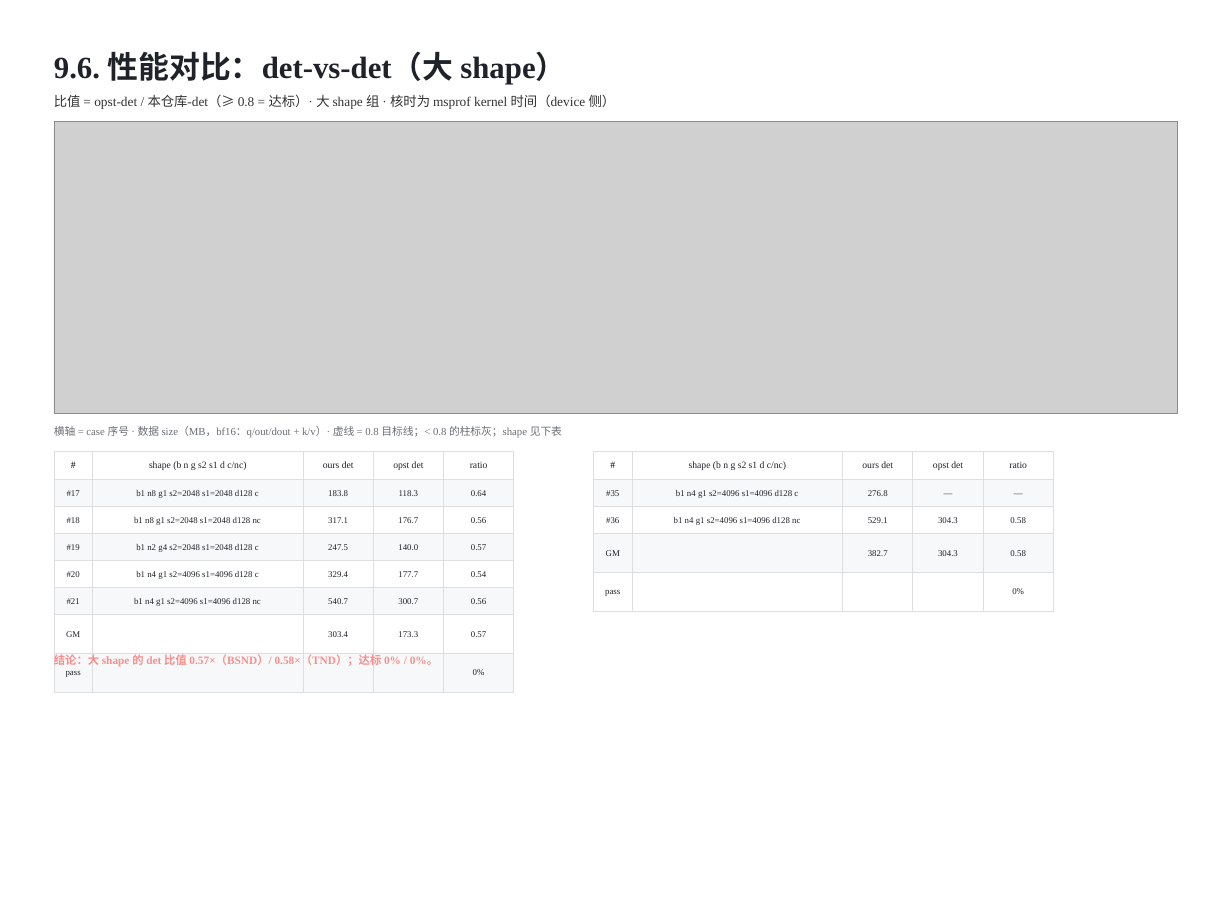
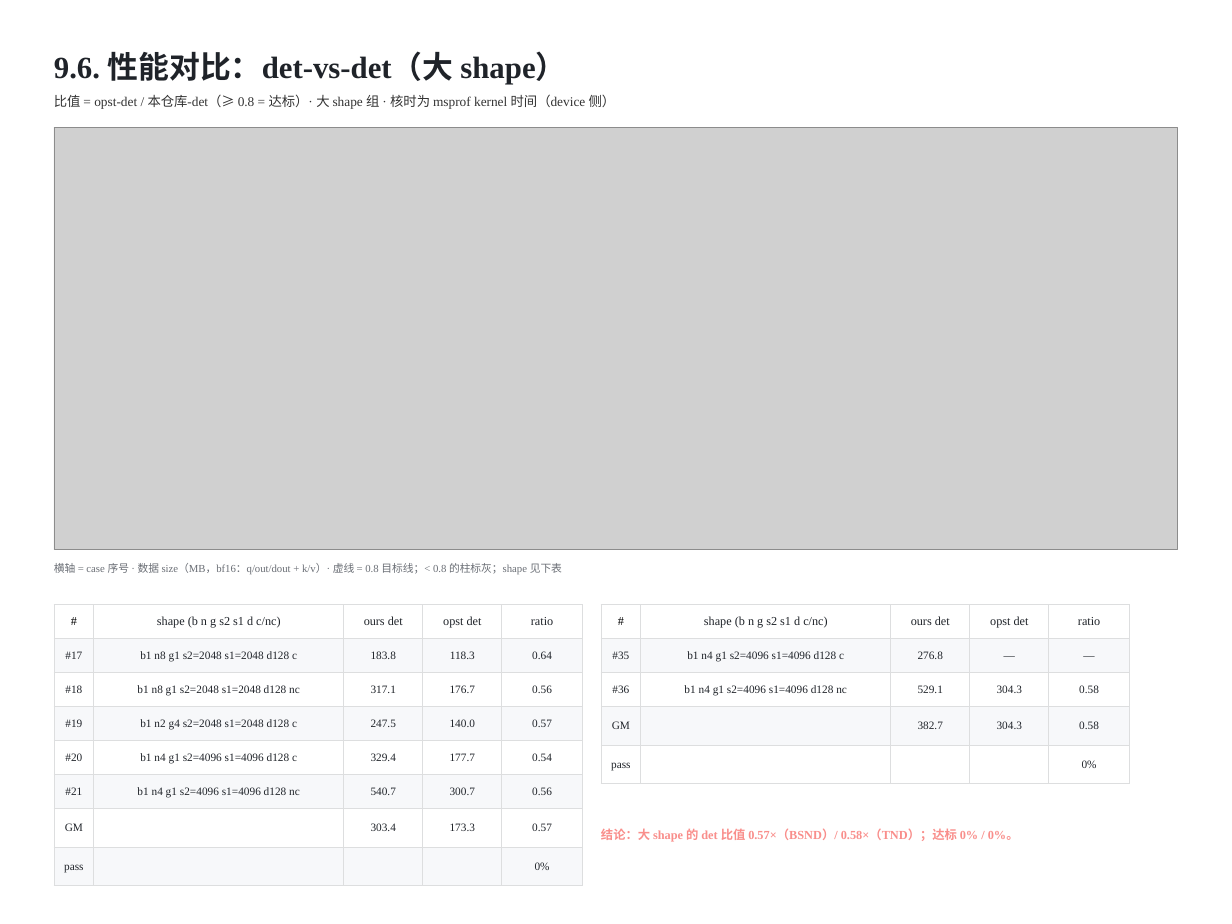
Before and after one commit to guomc9/SeeTen, a slide deck: slide 24 of cases/flash-attention-det-accum/out/v3-index-schedules.pptx. Drawn at 1232x924 pixels with LibreOffice and Linux fonts; fonts in the diff are those of the drawing; grey boxes stand for pictures. Boxes give left, top, right and bottom in pixels: in the first picture for what was removed or moved away, otherwise in the second. Text is boxed around its words. In the diff, an @@ line names an element or a change of style, - is before the commit and + after.

Commit message:
case(flash-attention-det-accum): fill the perf pages, raise figure dpi, split the detail page
- Per-size pages: adaptive layout (figure 4.2-6.0 in tall, table rows up to
  0.46 in) so the figure and the two per-layout tables fill the page; the gap
  between the figure and the tables is now explicit (0.34 in) and the
  conclusion sits under the shorter column instead of leaving a blank band.
- perf_figure is rendered at dpi=320 (was 200).
- 9.10 全矩阵明细 is split into two pages (9.10 BSND, 9.11 TND) with row
  height up to 0.72 in and larger type.
- Deck is 29 pages; 0 layout/cell/gap issues, check_case ALL PASS,
  verify_demo clean.

```diff
--- a/cases/flash-attention-det-accum/out/v3-index-schedules.pptx
+++ b/cases/flash-attention-det-accum/out/v3-index-schedules.pptx
@@ picture: place and size @@
-picture at [54,121,1177,413]
+picture at [54,127,1177,550]
@@ text "横轴 = case 序号 · ...": place and size @@
-text "横轴 = case 序号 · ..." at [54,426,562,438]
+text "横轴 = case 序号 · ..." at [54,563,562,575]
@@ table at [54,605,582,877] @@
@@ size 9.4 to 11.9 pt in "#", "shape (b n g s2 s1 d ...", "ours det", "opst det" and 1 more places @@
@@ size 8.6 to 11 pt in "#17", "b1 n8 g1 s2=2048 s1=2048 d128 c", "183.8", "118.3" and 27 more places @@
@@ table: place and size @@
-table at [54,452,514,681]
+table at [54,605,582,877]
@@ table at [601,605,1129,775] @@
@@ size 9.4 to 11.9 pt in "#", "shape (b n g s2 s1 d ...", "ours det", "opst det" and 1 more places @@
@@ size 8.6 to 11 pt in "#35", "b1 n4 g1 s2=4096 s1=4096 d128 c", "276.8", "—" and 12 more places @@
@@ table: place and size @@
-table at [593,452,1053,600]
+table at [601,605,1129,775]
@@ text "结论：大 shape 的 det 比值 ...": place and size @@
-text "结论：大 shape 的 det 比值 ..." at [54,654,438,666]
+text "结论：大 shape 的 det 比值 ..." at [601,828,1019,842]
@@ text "结论：大 shape 的 det 比值 ..." at [601,828,1019,842]: size 11 to 12 pt @@
```
Also in this commit, not shown: 9 other slides changed, 1 slide added, 3 other files.
